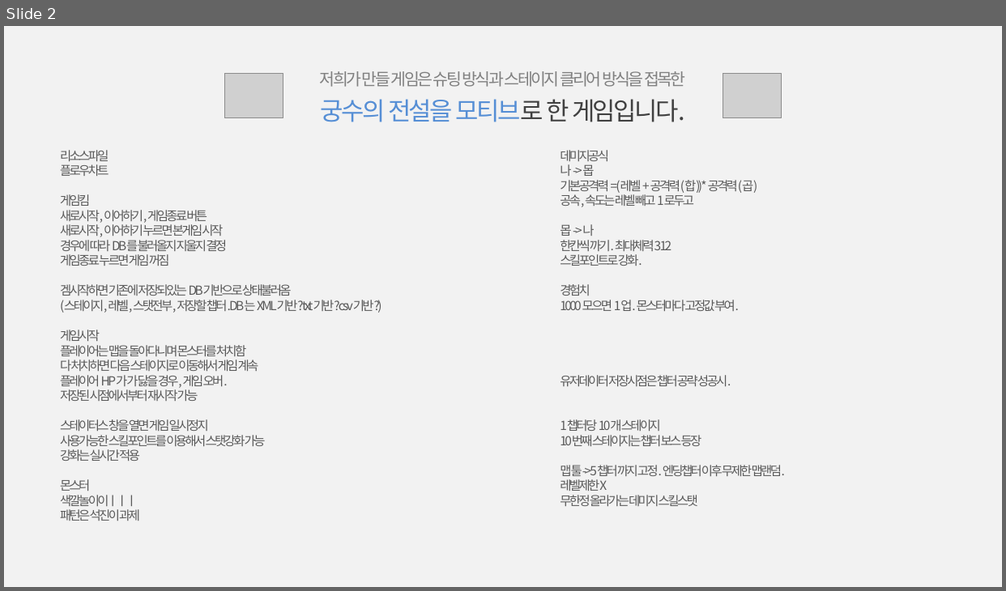
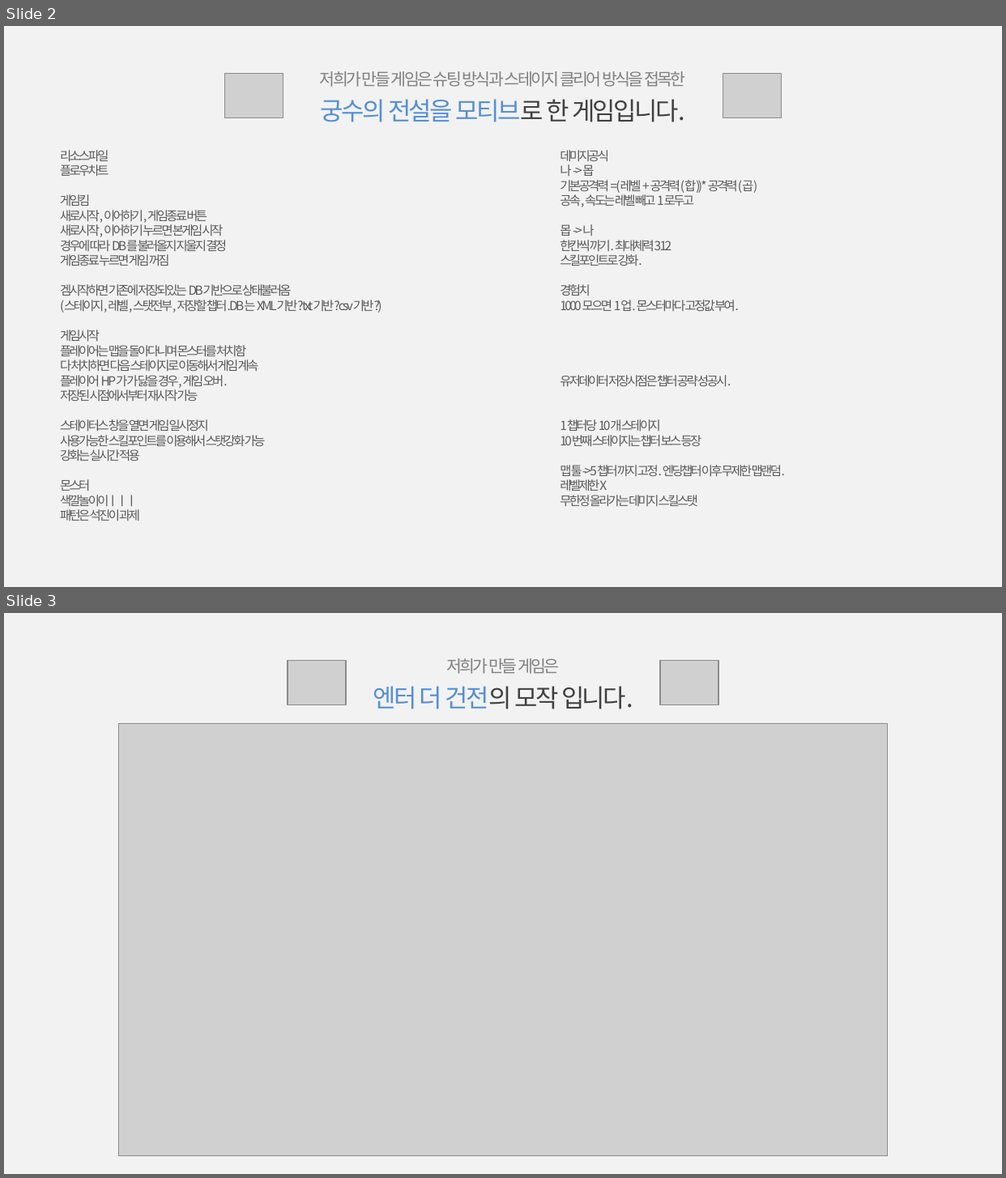
Before and after one commit to Hanel99/inha_1stproject, a slide deck: 기타/1차중간프로젝트_세부기획_白팀_강석진윤준혁.pptx. Shown one above the other, each under a label of ours: slide 2 before the commit, slides 2 and 3 after it. The pictures are 1006x591 and 1006x1178 pixels, drawn with LibreOffice and Linux fonts; fonts in the diff are those of the drawing; grey boxes stand for pictures. Boxes give left, top, right and bottom in pixels: in the first picture for what was removed or moved away, otherwise in the second. Text is boxed around its words. In the diff, an @@ line names an element or a change of style, - is before the commit and + after.

```diff
--- a/기타/1차중간프로젝트_세부기획_白팀_강석진윤준혁.pptx
+++ b/기타/1차중간프로젝트_세부기획_白팀_강석진윤준혁.pptx
@@ slide 3 added at box(4, 613, 1002, 1174), background #F2F2F2 @@
@@ picture added at box(288, 661, 345, 706) @@
@@ text added at box(373, 658, 633, 709), 18 pt, text #808080 @@
+저희가 만들 게임은
+엔터 더 건전의 모작 입니다.
@@ picture added at box(659, 661, 718, 706) @@
@@ picture added at box(119, 724, 889, 1156) @@
```
Also in this commit, not shown: 2 slides changed, 11 other slides added, 1 slide removed, 1 other file.
